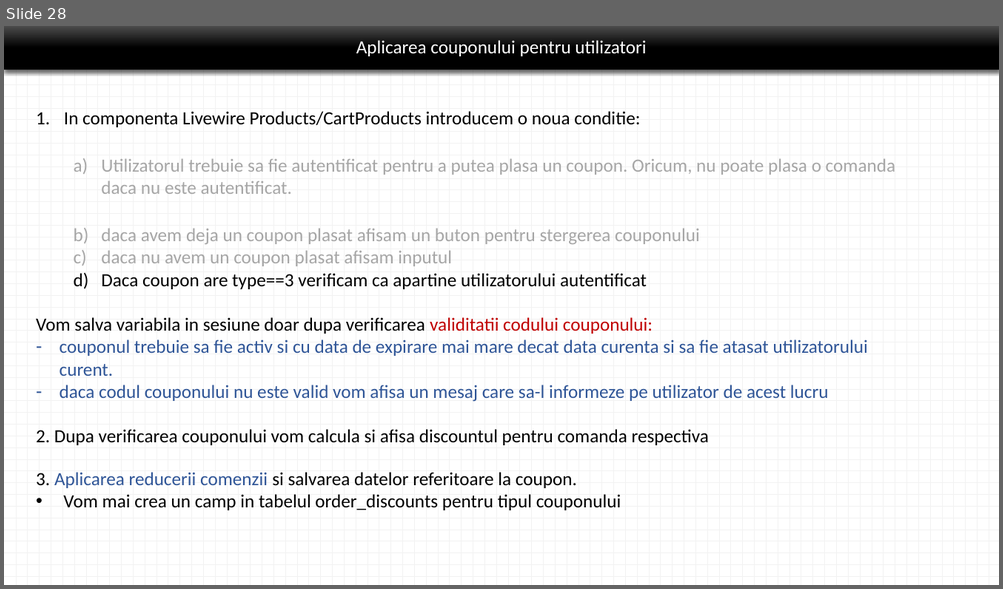
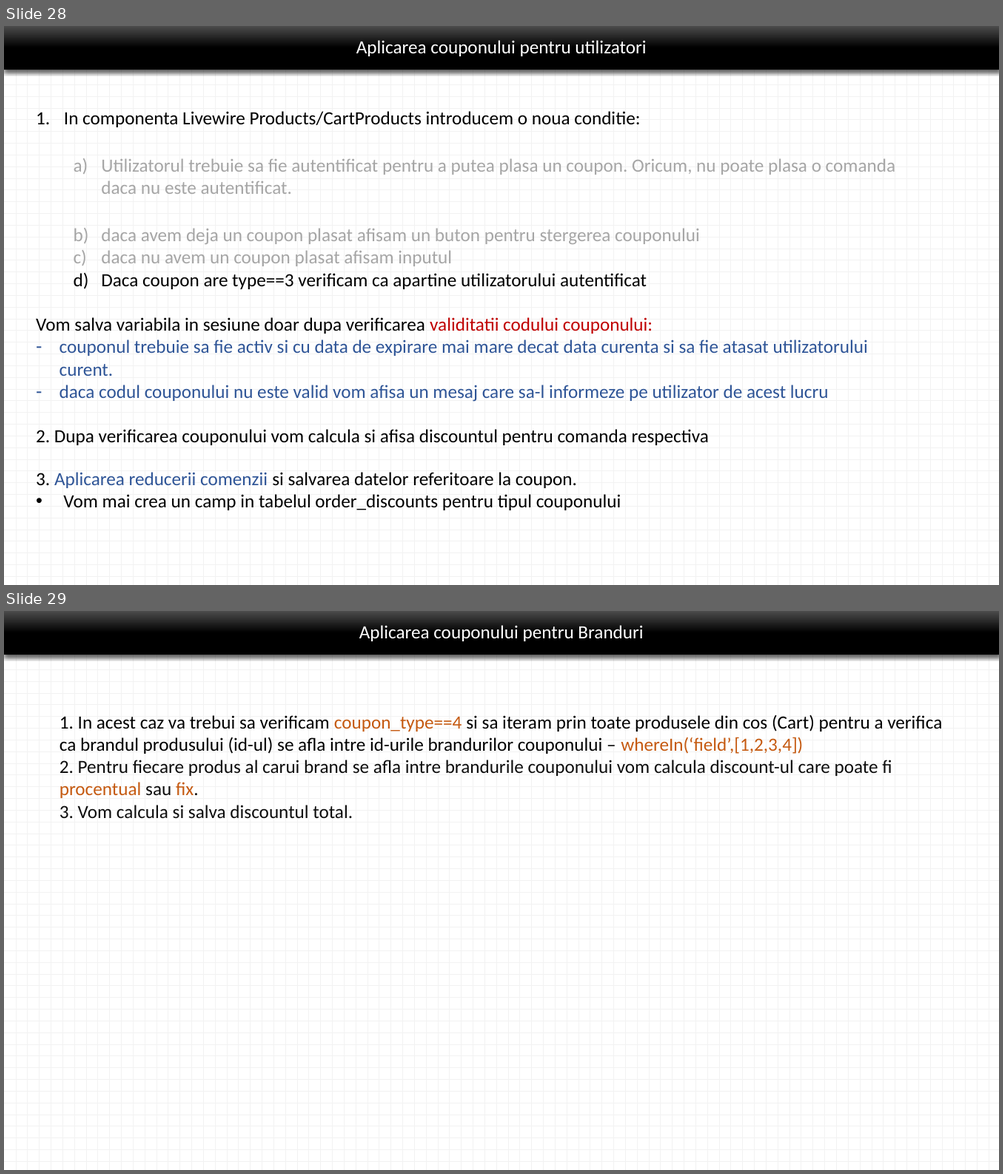
Before and after one commit to laravelRo/lrv8_emag_yt_tutorial, a slide deck: _presentation/prezentare_aplicatie.pptx. Shown one above the other, each under a label of ours: slide 28 before the commit, slides 28 and 29 after it. The pictures are 1003x589 and 1003x1174 pixels, drawn with LibreOffice and Linux fonts; fonts in the diff are those of the drawing. Boxes give left, top, right and bottom in pixels: in the first picture for what was removed or moved away, otherwise in the second. Text is boxed around its words. In the diff, an @@ line names an element or a change of style, - is before the commit and + after.

Commit message:
brands coupons
Create and apply coupon brands. Calculate discount for products with brand in coupon brands

```diff
--- a/_presentation/prezentare_aplicatie.pptx
+++ b/_presentation/prezentare_aplicatie.pptx
@@ slide 29 added at [4, 611, 999, 1170], background pattern #F2F2F2 on #FFFFFF @@
@@ title added at [4, 611, 999, 655], fill gradient #4B4B4B to #000000, 18 pt, text #FFFFFF @@
+Aplicarea couponului pentru Branduri
@@ text added at [60, 715, 942, 819], 18 pt, text #000000 @@
+1. In acest caz va trebui sa verificam coupon_type==4 si sa iteram prin toate produsele din cos (Cart) pentru a verifica ca brandul produsului (id-ul) se afla intre id-urile brandurilor couponului – whereIn(‘field’,[1,2,3,4])
+2. Pentru fiecare produs al carui brand se afla intre brandurile couponului vom calcula discount-ul care poate fi procentual sau fix.
+3. Vom calcula si salva discountul total.
```
Also in this commit, not shown: 17 other files.
